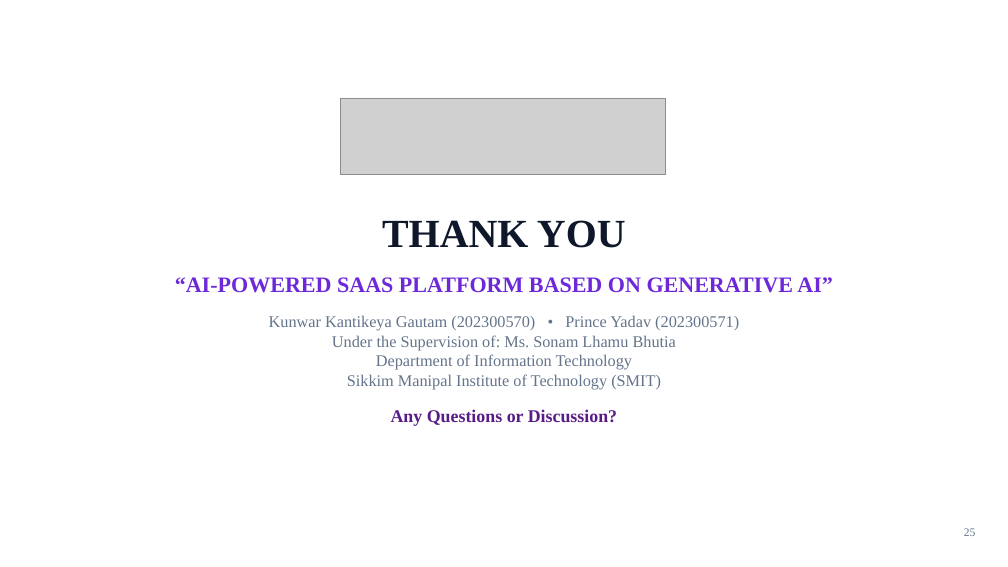
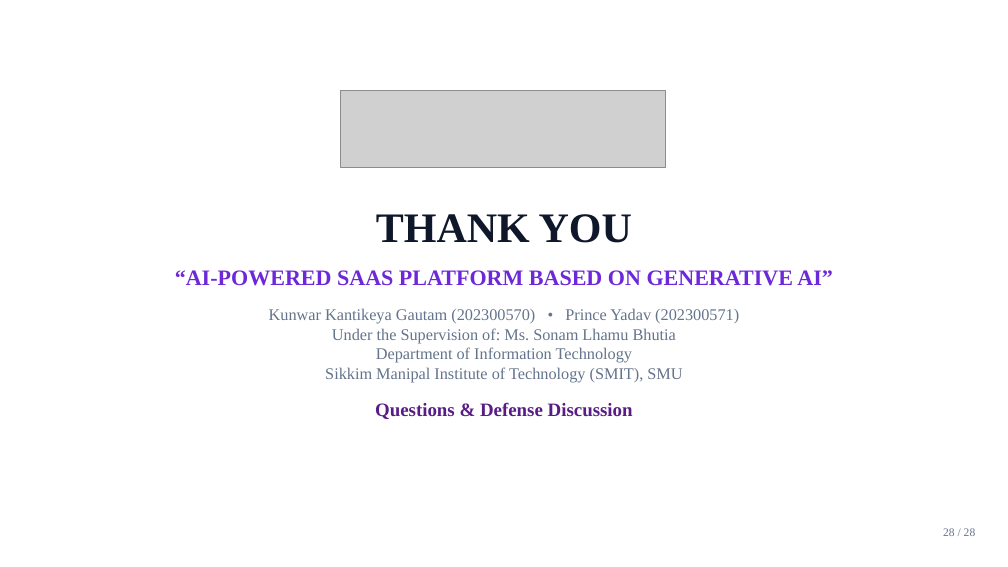
Before and after one commit to Kunwar9415/ai-powered-saas-platform, a slide deck: slide 28 of AI_POWERED_SAAS_PLATFORM_PRESENTATION.pptx (slide 25 before the commit). Drawn at 1008x567 pixels with LibreOffice and Linux fonts; fonts in the diff are those of the drawing; grey boxes stand for pictures. Boxes give left, top, right and bottom in pixels: in the first picture for what was removed or moved away, otherwise in the second. Text is boxed around its words. In the diff, an @@ line names an element or a change of style, - is before the commit and + after.

Commit message:
docs: expand final major project defense presentation to 28 detailed slides with empirical results

```diff
--- a/AI_POWERED_SAAS_PLATFORM_PRESENTATION.pptx
+++ b/AI_POWERED_SAAS_PLATFORM_PRESENTATION.pptx
@@ picture: place and size @@
-picture at <box>340,98,665,175</box>
+picture at <box>340,91,665,167</box>
@@ text at <box>175,214,833,286</box>: size 38 to 40 pt in "THANK YOU"; less space between paragraphs @@
@@ text at <box>269,308,739,419</box>: text changed @@
-Kunwar Kantikeya Gautam (202300570) • Prince Yadav (202300571)
-Under the Supervision of: Ms. Sonam Lhamu Bhutia
-Department of Information Technology
-Sikkim Manipal Institute of Technology (SMIT)
-Any Questions or Discussion?
+Kunwar Kantikeya Gautam (202300570) • Prince Yadav (202300571)
+Under the Supervision of: Ms. Sonam Lhamu Bhutia
+Department of Information Technology
+Sikkim Manipal Institute of Technology (SMIT), SMU
+Questions & Defense Discussion
@@ text added at <box>943,528,976,536</box>, 11 pt, text #64748B @@
+28 / 28
```
Also in this commit, not shown: 8 other slides changed, 19 slides added, 16 slides removed, 1 other file.
